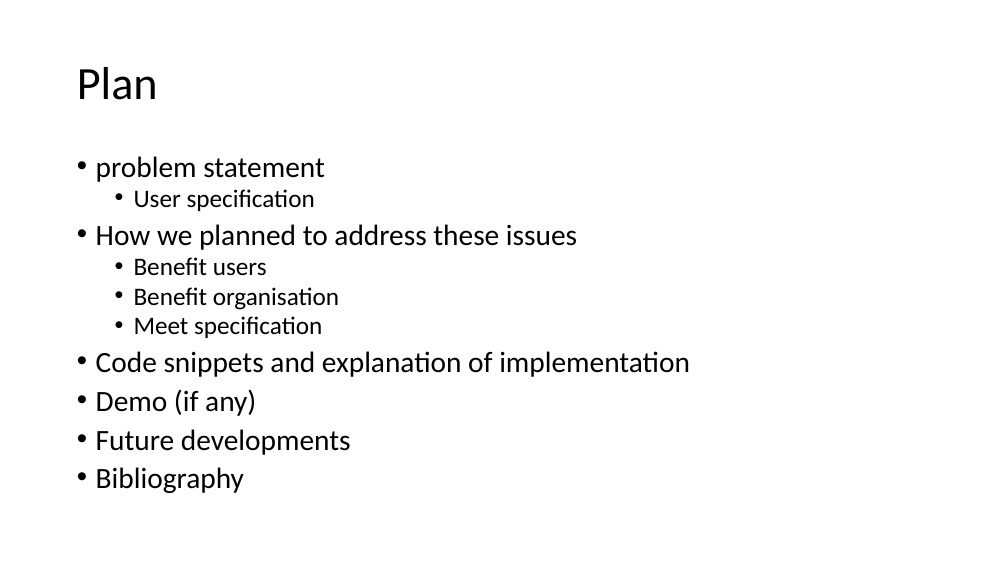
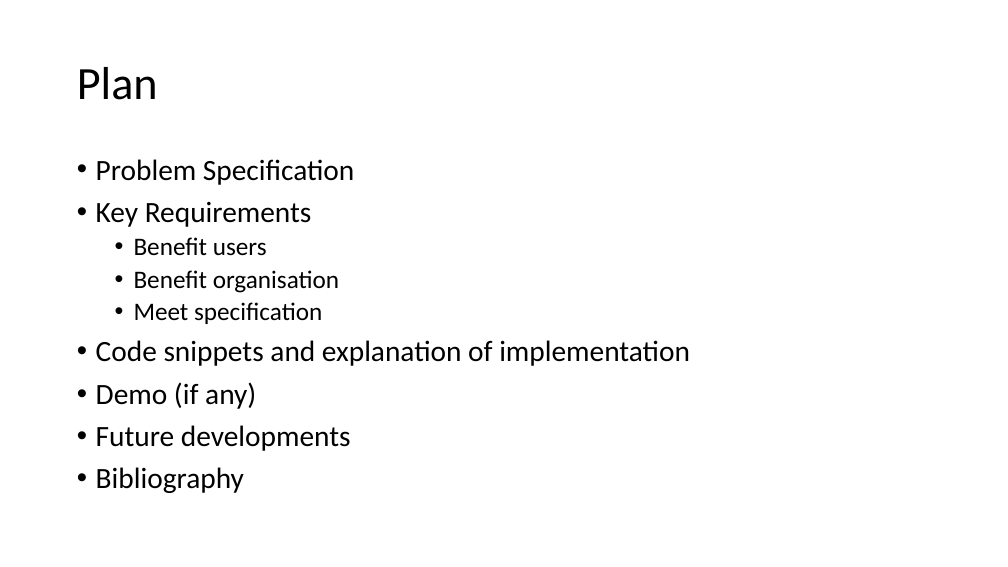
Before and after one commit to Ldn2016/team-11, a slide deck: slide 2 of _presentation/Team 11 Presentation.pptx (slide 3 before the commit). Drawn at 1008x567 pixels with LibreOffice and Linux fonts; fonts in the diff are those of the drawing. Boxes give left, top, right and bottom in pixels: in the first picture for what was removed or moved away, otherwise in the second. Text is boxed around its words. In the diff, an @@ line names an element or a change of style, - is before the commit and + after.

```diff
--- a/_presentation/Team 11 Presentation.pptx
+++ b/_presentation/Team 11 Presentation.pptx
@@ text at <box>96,159,354,227</box>: text changed @@
-• problem statement
-  • User specification
-• How we planned to address these issues
+• Problem Specification
+• Key Requirements
@@ text at <box>96,237,690,493</box>: line spacing 0.8 to 0.9 @@
```
Also in this commit, not shown: 3 other slides changed, 1 slide added.
